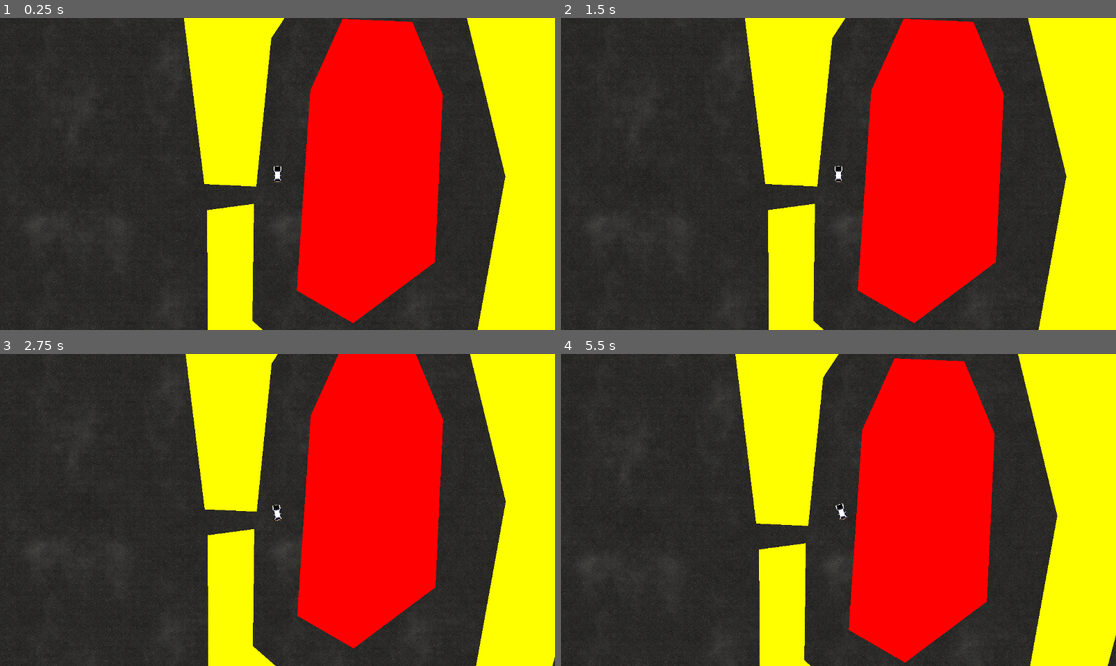
Above: before the commit, frames 1-4 (two rows, left to right).
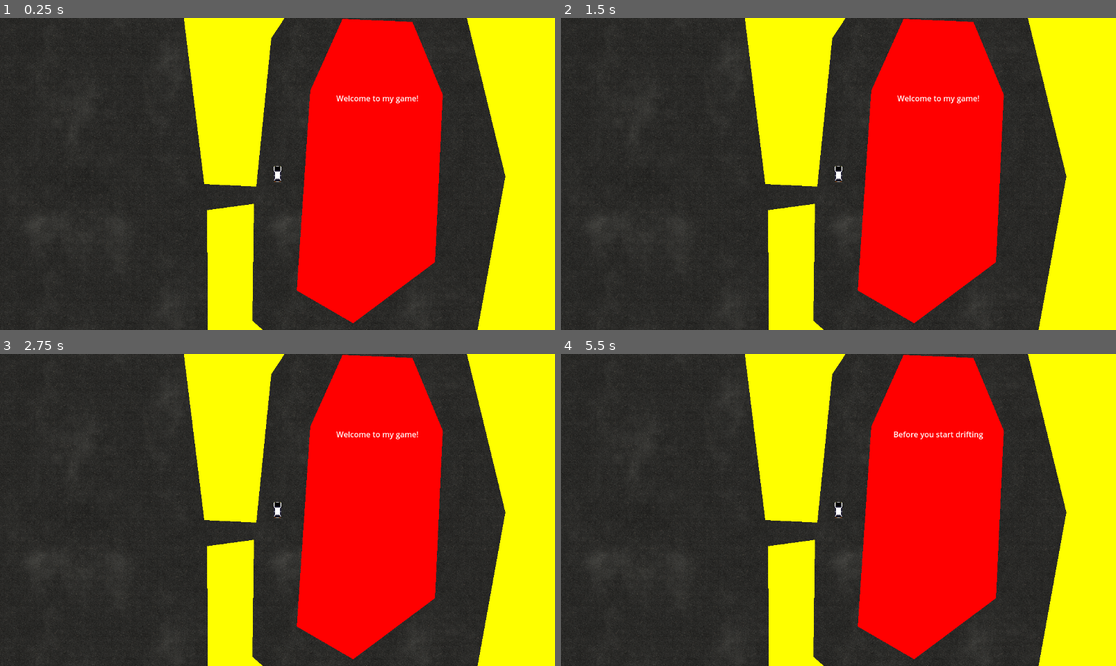
Above: after the commit, the same moments.

Repository: ras-marques/dejadrift
Game: Godot game, scene res://Main.tscn
Two runs of this game, one before a commit and one after it. Both use one fixed random seed, a clock stepped at 60 frames per second and the inputs below.
Inputs:
- Up to frame 1 (0.25 s): no input
- Up to frame 2 (1.5 s): tap Enter at 0.5 s; hold D (car_turn_right) 0.53-1.28 s; tap Space at 1.25 s; hold S (car_brake) from 1.28 s (still down)
- Up to frame 3 (2.75 s): release S (car_brake) at 2.03 s; hold D (car_turn_right) from 2.03 s (still down)
- Up to frame 4 (5.5 s): release D (car_turn_right) at 2.78 s; hold W (car_accelerate) 2.78-3.53 s; hold A (car_turn_left) 3.53-5.03 s; hold S (car_brake) from 5.03 s (still down)

The runs differ from the first frame. In frame 1, 0.2% of the frame differs, in the area x 60-76%, y 24-28%; in frame 2, 0.2%; in frame 3, 3.5%; in frame 4, 9.0%, in the area x 0-100%, y 0-100%.

Commit message:
Added music and labels to the game

Diff:
--- a/Main.tscn
+++ b/Main.tscn
@@ -1,9 +1,16 @@
-[gd_scene load_steps=3 format=3 uid="uid://cb43i0bwanru0"]
+[gd_scene load_steps=5 format=3 uid="uid://cb43i0bwanru0"]
 
 [ext_resource type="PackedScene" uid="uid://c56ep7k85v3b3" path="res://Car.tscn" id="1"]
+[ext_resource type="AudioStream" uid="uid://cx7qk7r2x2oww" path="res://Sounds/dejavu.mp3" id="1_8477t"]
 [ext_resource type="Texture2D" uid="uid://cbguxsnpephhj" path="res://Sprites/Asphalt.png" id="1_bhb04"]
+[ext_resource type="Script" path="res://WelcomeLabelScript.gd" id="1_gkf0l"]
 
 [node name="Level1" type="Node2D"]
+
+[node name="AudioStreamPlayer2D" type="AudioStreamPlayer2D" parent="."]
+position = Vector2(607, 284)
+stream = ExtResource("1_8477t")
+autoplay = true
 
 [node name="StaticBody2D" type="StaticBody2D" parent="."]
 
@@ -34,3 +41,16 @@
 
 [node name="Car" parent="." instance=ExtResource("1")]
 position = Vector2(567, 300)
+
+[node name="CanvasLayer" type="CanvasLayer" parent="."]
+follow_viewport_enabled = true
+
+[node name="Label" type="Label" parent="CanvasLayer"]
+offset_left = 680.0
+offset_top = 130.0
+offset_right = 869.0
+offset_bottom = 156.0
+text = "Welcome to my game"
+horizontal_alignment = 1
+vertical_alignment = 1
+script = ExtResource("1_gkf0l")
--- a/Scripts/CarController.gd
+++ b/Scripts/CarController.gd
@@ -36,6 +36,9 @@
 	else:
 		turningAngle = 0
 		turning = 0
+
+	if Time.get_ticks_msec() < 28000:
+		acceleration = 0
 
 func _process(_delta):
 	get_input()
--- /dev/null
+++ b/WelcomeLabelScript.gd
@@ -0,0 +1,48 @@
+extends Label
+
+var start_time_msec
+
+# Called when the node enters the scene tree for the first time.
+func _ready():
+	start_time_msec = Time.get_ticks_msec()
+
+
+# Called every frame. 'delta' is the elapsed time since the previous frame.
+func _process(delta):
+	var elapsed_time_sec = (Time.get_ticks_msec() - start_time_msec) / 1000.0
+	if elapsed_time_sec < 5:
+		self.text = "Welcome to my game!"
+	elif elapsed_time_sec < 10:
+		self.text = "Before you start drifting"
+	elif elapsed_time_sec < 15:
+		self.text = "I would like to let you know"
+	elif elapsed_time_sec < 20:
+		self.text = "you should use WASD."
+	elif elapsed_time_sec < 24:
+		self.text = "That's it, have fun!"
+	elif elapsed_time_sec < 25:
+		self.text = "3"
+	elif elapsed_time_sec < 26:
+		self.text = "2"
+	elif elapsed_time_sec < 27:
+		self.text = "1"
+	elif elapsed_time_sec < 27.5:
+		self.text = "GO!"
+	elif elapsed_time_sec < 28:
+		self.text = ""
+	elif elapsed_time_sec < 28.5:
+		self.text = "GO!"
+	elif elapsed_time_sec < 29:
+		self.text = ""
+	elif elapsed_time_sec < 29.5:
+		self.text = "GO!"
+	elif elapsed_time_sec < 30:
+		self.text = ""
+	elif elapsed_time_sec < 30.5:
+		self.text = "GO!"
+	elif elapsed_time_sec < 31:
+		self.text = ""
+	elif elapsed_time_sec < 35:
+		self.text = "GO!"
+	else:
+		self.text = ""
Binary file added: DejaDriftHTML/index.apple-touch-icon.png
Binary file added: DejaDriftHTML/index.icon.png
Binary file added: DejaDriftHTML/index.png
Not shown, added: Sounds/dejavu.mp3.import
Not shown, changed: export_presets.cfg
Not shown, added: DejaDriftHTML.zip
Not shown, added: DejaDriftHTML/index.audio.worklet.js
Not shown, added: DejaDriftHTML/index.html
Not shown, added: DejaDriftHTML/index.js
Not shown, added: DejaDriftHTML/index.pck
Not shown, added: DejaDriftHTML/index.wasm
Not shown, added: DejaDriftHTML/index.worker.js
(and 1 more such lines)
